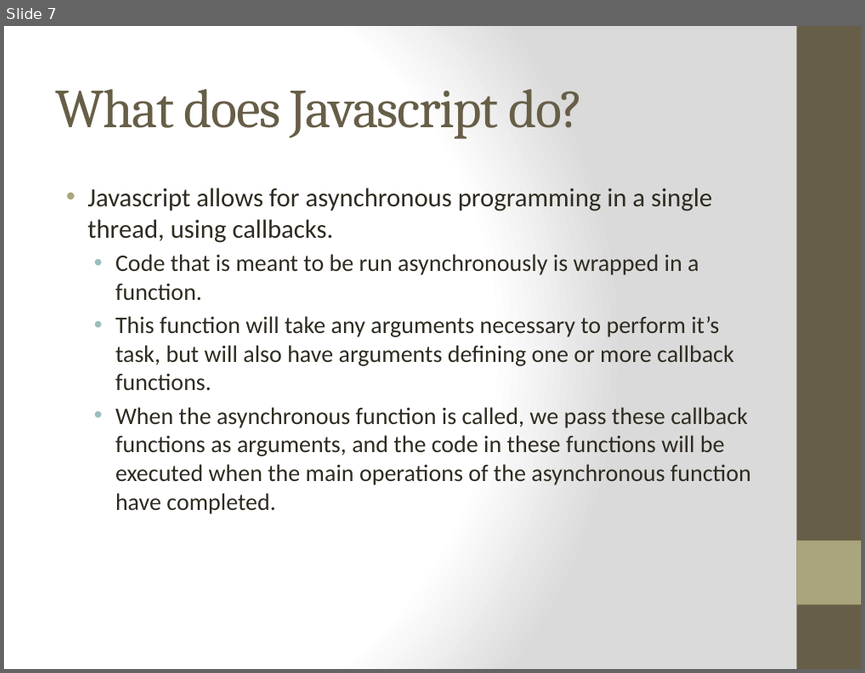
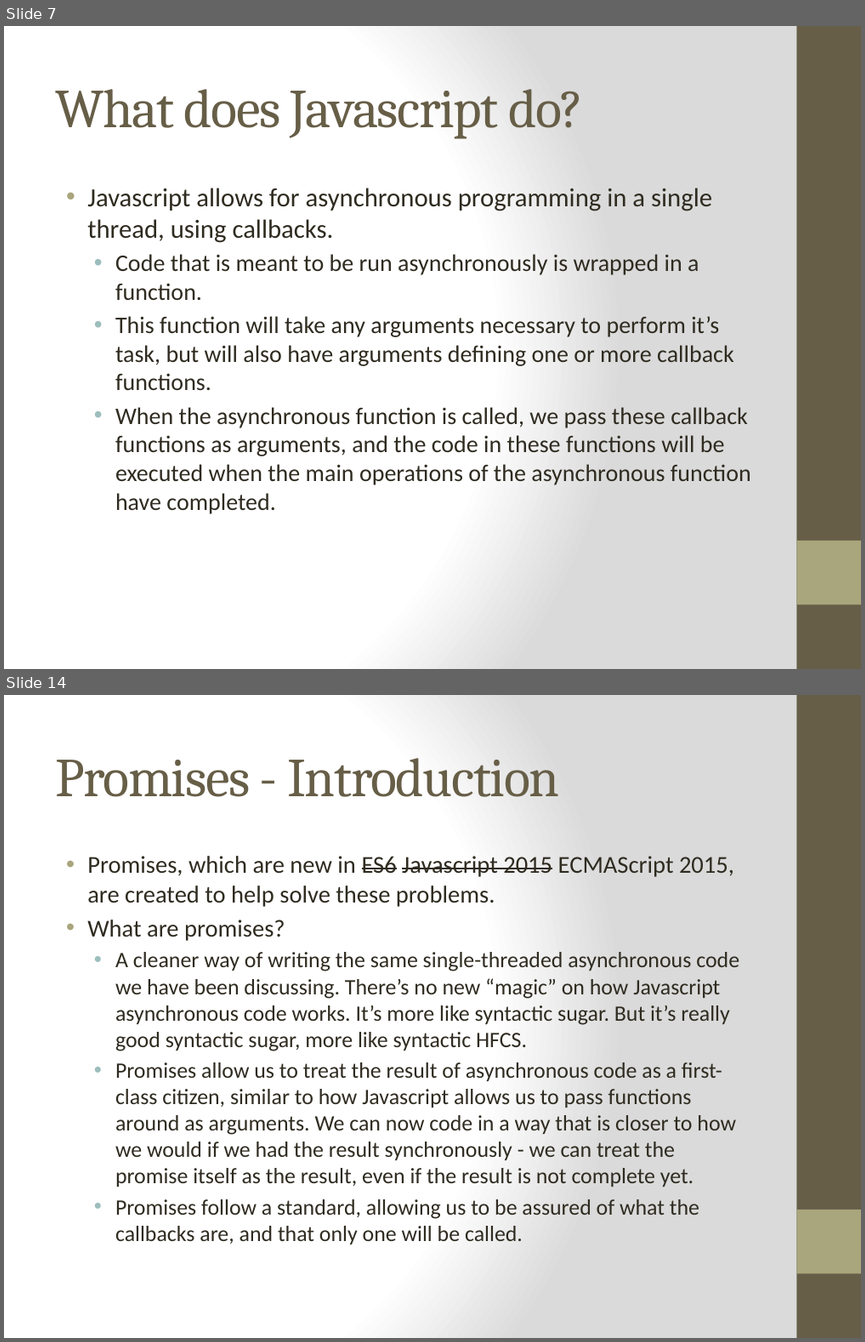
Before and after one commit to cheryly279/AsyncDiscussion, a slide deck: Async_Discussion_9_29_15.pptx. Shown one above the other, each under a label of ours: slide 7 before the commit, slides 7 and 14 after it; the slides between them are not shown. The pictures are 865x673 and 865x1342 pixels, drawn with LibreOffice and Linux fonts; fonts in the diff are those of the drawing. Boxes give left, top, right and bottom in pixels: in the first picture for what was removed or moved away, otherwise in the second. Text is boxed around its words. In the diff, an @@ line names an element or a change of style, - is before the commit and + after.

```diff
--- a/Async_Discussion_9_29_15.pptx
+++ b/Async_Discussion_9_29_15.pptx
@@ slide 14 added at (4, 695, 861, 1338), background gradient #FFFFFF to #DADADA; not listed: 2 template elements that a slide beside it also shows @@
@@ title added at (55, 758, 559, 797), 46 pt, text #675E47 @@
+Promises - Introduction
@@ text added at (87, 856, 739, 1244), 18.5 pt, text #2F2B20 @@
+• Promises, which are new in ES6 Javascript 2015 ECMAScript 2015, are created to help solve these problems.
+• What are promises?
+  • A cleaner way of writing the same single-threaded asynchronous code we have been discussing. There’s no new “magic” on how Javascript asynchronous code works. It’s more like syntactic sugar. But it’s really good syntactic sugar, more like syntactic HFCS.
+  • Promises allow us to treat the result of asynchronous code as a first-class citizen, similar to how Javascript allows us to pass functions around as arguments. We can now code in a way that is closer to how we would if we had the result synchronously - we can treat the promise itself as the result, even if the result is not complete yet.
+  • Promises follow a standard, allowing us to be assured of what the callbacks are, and that only one will be called.
```
Also in this commit, not shown: 2 slides changed, 16 other slides added, 1 other file.
